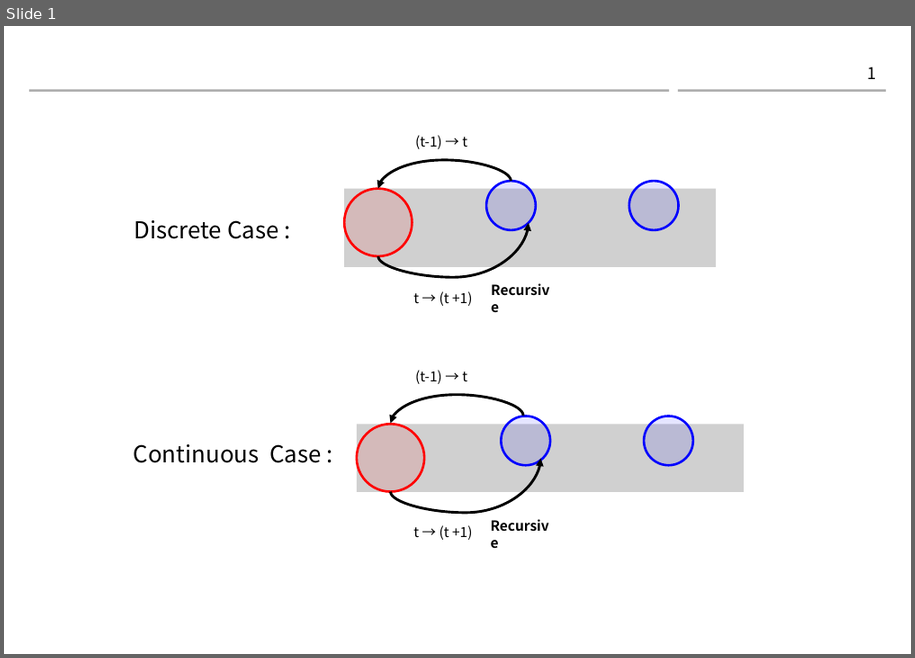
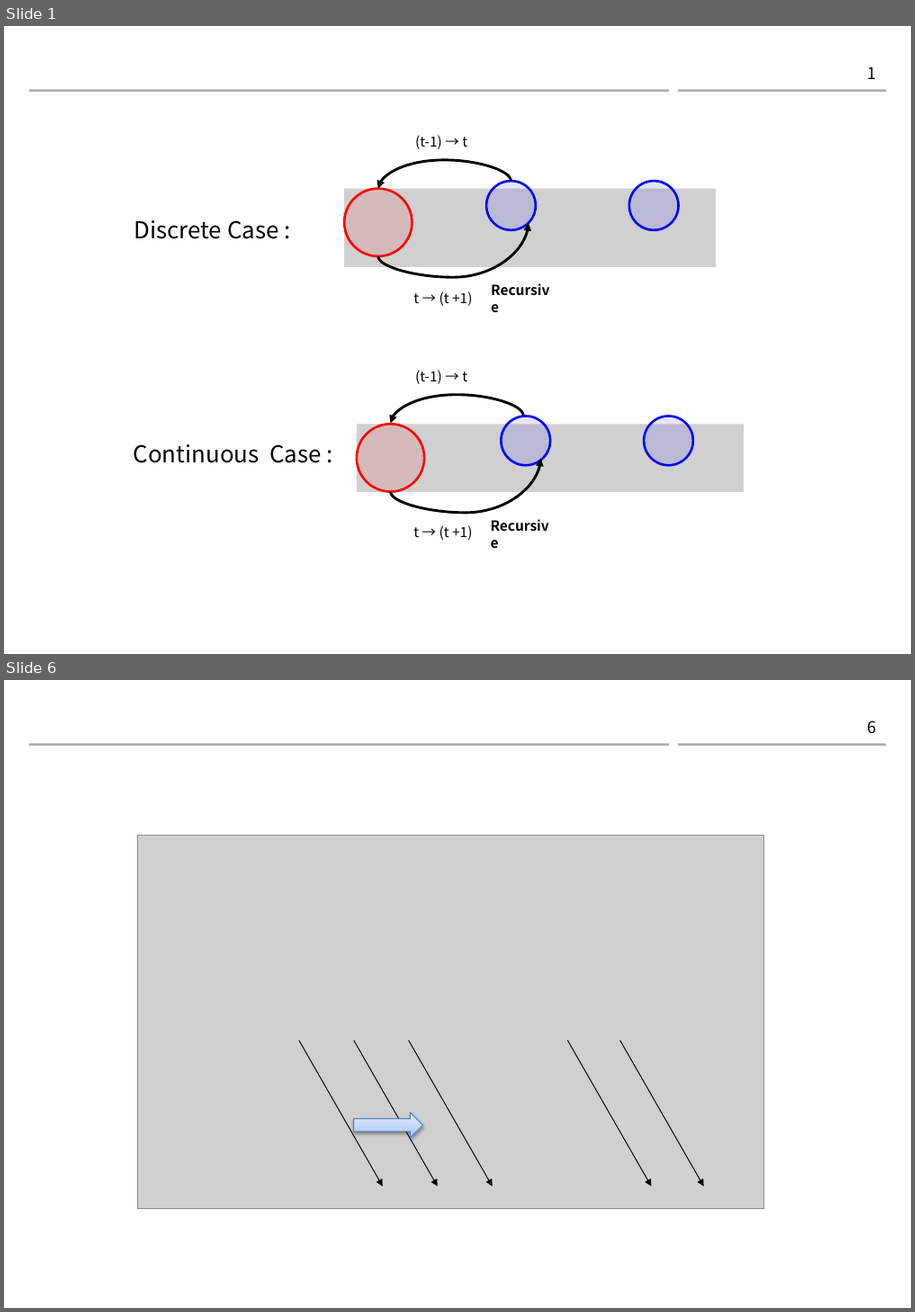
Before and after one commit to gaussian37/gaussian37.github.io, a slide deck: assets/img/autodrive/ose/bayes_filter/bayes_filter.pptx. Shown one above the other, each under a label of ours: slide 1 before the commit, slides 1 and 6 after it; the slides between them are not shown. The pictures are 915x658 and 915x1312 pixels, drawn with LibreOffice and Linux fonts; fonts in the diff are those of the drawing; grey boxes stand for pictures; background and template pictures are left out. Boxes give left, top, right and bottom in pixels: in the first picture for what was removed or moved away, otherwise in the second. Text is boxed around its words. In the diff, an @@ line names an element or a change of style, - is before the commit and + after.

```diff
--- a/assets/img/autodrive/ose/bayes_filter/bayes_filter.pptx
+++ b/assets/img/autodrive/ose/bayes_filter/bayes_filter.pptx
@@ slide 6 added at [4, 680, 911, 1308], background #FFFFFF; not listed: 2 template elements that a slide beside it also shows @@
@@ page number added at [868, 720, 877, 734], 14 pt, text #000000 @@
+6
@@ picture added at [138, 836, 764, 1208] @@
@@ arrow added from (299, 1040) to (383, 1187), #000000 0.75 pt @@
@@ arrow added from (354, 1040) to (438, 1187), #000000 0.75 pt @@
@@ arrow added from (409, 1040) to (493, 1187), #000000 0.75 pt @@
@@ arrow added from (567, 1040) to (651, 1187), #000000 0.75 pt @@
@@ arrow added from (620, 1040) to (704, 1187), #000000 0.75 pt @@
@@ right arrow added at [354, 1113, 423, 1138], fill gradient #A4C4FF to #BFD4FF to #E6EEFF, outline #4B7EBC 0.75 pt @@
```
Also in this commit, not shown: 7 other slides added, 1 other file.
